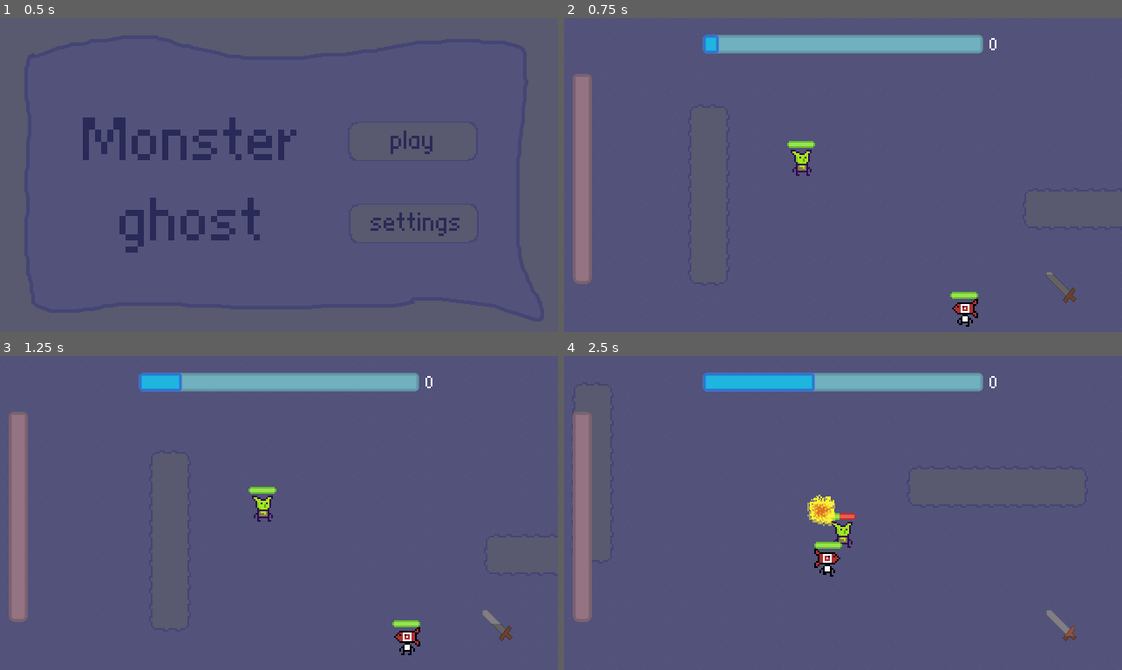
Above: before the commit, frames 1-4 (two rows, left to right).
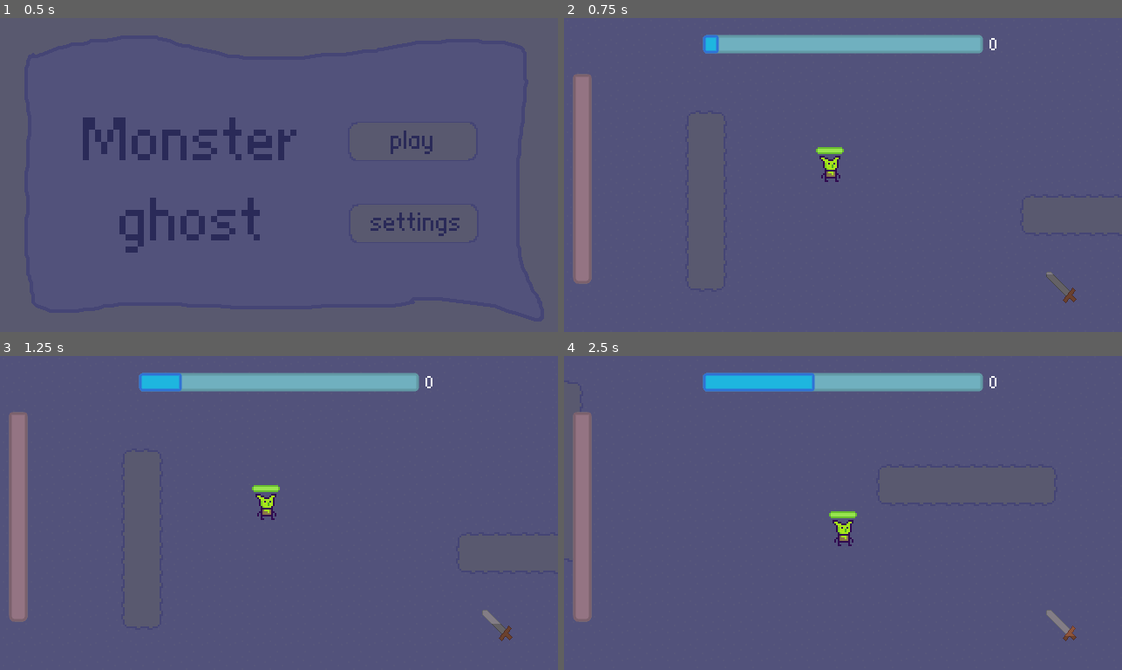
Above: after the commit, the same moments.

Repository: novomiracle/in-enemy
Game: Godot game, scene res://scenes/scene_switcher.tscn
Two runs of this game, one before a commit and one after it. Both use one fixed random seed, a clock stepped at 60 frames per second and the inputs below. The engine's default icon, where the game draws it, is replaced by a stand-in: a white triangle on a blue panel in a dark square.
Inputs (mouse positions are in pixels of both pictures, inside the frame that each line leads up to):
- Up to frame 1 (0.5 s): no input
- Up to frame 2 (0.75 s): click "play" at 0.5 s
- Up to frame 3 (1.25 s): no input
- Up to frame 4 (2.5 s): move the mouse to (971, 641) at 1.27 s; hold D (right) 1.28-2.03 s; click (971, 641) at 1.35 s; tap Space (attack2) at 1.55, 2.1 s; move the mouse to (865, 513) at 2.02 s; hold S (down) from 2.03 s (still down); click (865, 513) at 2.17 s; right-click (865, 513) at 2.3 s

Frame 1 is identical in both runs. In frame 2, 0.9% of the frame differs, in the area x 40-75%, y 39-99%; in frame 3, 0.7%; in frame 4, 1.0%, in the area x 43-53%, y 44-71%.

Commit message:
small optimisiation, adding area effect

Diff:
--- /dev/null
+++ b/IE/monsters/dark_wizard.tscn
@@ -0,0 +1,12 @@
+[gd_scene load_steps=3 format=2]
+
+[ext_resource path="res://scenes/monster.tscn" type="PackedScene" id=1]
+[ext_resource path="res://art/dark_wizard.png" type="Texture" id=2]
+
+[node name="KinematicBody2D" instance=ExtResource( 1 )]
+
+[node name="Sprite" parent="." index="0"]
+texture = ExtResource( 2 )
+hframes = 3
+
+[node name="AnimationPlayer" type="AnimationPlayer" parent="Sprite" index="0"]
--- a/IE/scenes/lose_scene.tscn
+++ b/IE/scenes/lose_scene.tscn
@@ -43,7 +43,7 @@
 texture_normal = ExtResource( 2 )
 expand = true
 
-[node name="Label" type="Label" parent="."]
+[node name="waves" type="Label" parent="."]
 margin_left = 261.0
 margin_top = 152.0
 margin_right = 393.0
--- a/IE/scenes/mainScene.tscn
+++ b/IE/scenes/mainScene.tscn
@@ -1,12 +1,11 @@
-[gd_scene load_steps=9 format=2]
+[gd_scene load_steps=8 format=2]
 
-[ext_resource path="res://scenes/spawner.tscn" type="PackedScene" id=1]
+[ext_resource path="res://scenes/area_damage.tscn" type="PackedScene" id=1]
 [ext_resource path="res://scenes/waveGenerator.tscn" type="PackedScene" id=2]
 [ext_resource path="res://monsters/goblin.tscn" type="PackedScene" id=3]
 [ext_resource path="res://scenes/TileMap.tscn" type="PackedScene" id=4]
 [ext_resource path="res://scenes/ui/game_ui.tscn" type="PackedScene" id=5]
 [ext_resource path="res://scenes/cameraman.tscn" type="PackedScene" id=6]
-[ext_resource path="res://monsters/rockethead.tscn" type="PackedScene" id=7]
 
 [sub_resource type="NavigationPolygon" id=1]
 vertices = PoolVector2Array( -428, 133.001, 382.001, 314.999, -800.999, 309.002, -553, 132.001, -808.001, -354.998, -552, 24.0014, 367.999, -349.001, -506, 24.0013, -428, 88.0011, -506, 88.0013 )
@@ -40,12 +39,9 @@
 
 [node name="monsterContainer" type="YSort" parent="."]
 
-[node name="KinematicBody2D" parent="monsterContainer" instance=ExtResource( 7 )]
-position = Vector2( 79, 110 )
-
 [node name="goblin" parent="monsterContainer" instance=ExtResource( 3 )]
-position = Vector2( -18, 20 )
+position = Vector2( 0, 20 )
 player = true
 
 [node name="Node2D" parent="." instance=ExtResource( 1 )]
-position = Vector2( 104, -200 )
+position = Vector2( 104, -164 )
--- a/IE/scenes/monster.tscn
+++ b/IE/scenes/monster.tscn
@@ -50,7 +50,7 @@
 shape = SubResource( 1 )
 disabled = true
 
-[node name="hitbox" type="Area2D" parent="."]
+[node name="hitbox" type="Area2D" parent="." groups=["hitbox"]]
 collision_layer = 5
 collision_mask = 5
 
--- /dev/null
+++ b/IE/scenes/summon.tscn
@@ -0,0 +1,33 @@
+[gd_scene load_steps=4 format=2]
+
+[ext_resource path="res://icon.png" type="Texture" id=1]
+[ext_resource path="res://scripts/projectile.gd" type="Script" id=2]
+
+[sub_resource type="CircleShape2D" id=1]
+radius = 2.0
+
+[node name="KinematicBody2D" type="KinematicBody2D"]
+script = ExtResource( 2 )
+
+[node name="damage" type="Area2D" parent="."]
+collision_layer = 3
+collision_mask = 3
+
+[node name="CollisionShape2D" type="CollisionShape2D" parent="damage"]
+shape = SubResource( 1 )
+
+[node name="Sprite" type="Sprite" parent="."]
+position = Vector2( -1.90735e-06, 1.90735e-06 )
+scale = Vector2( 0.234375, 0.234375 )
+texture = ExtResource( 1 )
+
+[node name="VisibilityEnabler2D" type="VisibilityEnabler2D" parent="."]
+
+[node name="VisibilityNotifier2D" type="VisibilityNotifier2D" parent="."]
+
+[node name="Timer" type="Timer" parent="."]
+
+[connection signal="area_entered" from="damage" to="." method="_on_damage_area_entered"]
+[connection signal="screen_entered" from="VisibilityEnabler2D" to="." method="_on_VisibilityEnabler2D_screen_entered"]
+[connection signal="screen_exited" from="VisibilityNotifier2D" to="." method="_on_VisibilityNotifier2D_screen_exited"]
+[connection signal="timeout" from="Timer" to="." method="_on_Timer_timeout"]
--- a/IE/scripts/GameState.gd
+++ b/IE/scripts/GameState.gd
@@ -14,17 +14,18 @@
 var playerAttackSpeedBoost:float = 1.5
 var friendlyFire:float = 0.5
 var cameraMan;
-const monsterVals:Array = [
-	{"name":"goblin","res":1},
-	{"name":"chomps","res":1},
-	{"name":"bullhead","res":2},
-	{"name":"skeleton","res":1},
-	{"name":"slime","res":1},
-	{"name":"eyeball","res":1},
-	{"name":"demon","res":2},
-	{"name":"rockethead","res":2}
+onready var monsterVals:Array = [
+	{"name":"goblin","res":1,"load":load("res://monsters/goblin.tscn")},
+	{"name":"chomps","res":1,"load":load("res://monsters/chomps.tscn")},
+	{"name":"bullhead","res":2,"load":load("res://monsters/bullhead.tscn")},
+	{"name":"skeleton","res":1,"load":load("res://monsters/skeleton.tscn")},
+	{"name":"slime","res":1,"load":load("res://monsters/slime.tscn")},
+	{"name":"eyeball","res":1,"load":load("res://monsters/eyeball.tscn")},
+	{"name":"demon","res":2,"load":load("res://monsters/demon.tscn")},
+	{"name":"rockethead","res":2,"load":load("res://monsters/rockethead.tscn")}
 	]
 onready var scene_switcher = get_tree().current_scene
+onready var soulScene = load("res://scenes/soul.tscn")
 onready var outlineShader = load("res://shaders/player.tres")
 var cooldown;
 func _ready():
--- a/IE/scripts/lose_scene.gd
+++ b/IE/scripts/lose_scene.gd
@@ -9,6 +9,7 @@
 
 # Called when the node enters the scene tree for the first time.
 func _ready():
+	$waves.text = "waves:"+str(GameState.wave)
 	connect("retry",GameState.scene_switcher,"retry")
 	connect("main_menu",GameState.scene_switcher,"main_menu")
 
--- a/IE/scripts/monster.gd
+++ b/IE/scripts/monster.gd
@@ -3,7 +3,7 @@
 signal tookDamage
 signal died
 signal attack1
-var movingSpeed
+var movingSpeed:float
 var damageAnimation:bool = false;
 var flying:bool = false
 export var ai:bool = true;
@@ -25,7 +25,6 @@
 var knockback:float = 220;
 var knockbackResistance:float = 0;
 var knockbackDirection:Vector2 = Vector2.ZERO
-onready var soulScene = load("res://scenes/soul.tscn")
 var direction = Vector2.ZERO
 #onready var shader = $Sprite.material.duplicate();
 # Called when the node enters the scene tree for the first time.
@@ -66,14 +65,12 @@
 		toAttack = false
 # Called every frame. 'delta' is the elapsed time since the previous frame.
 func switched():
-	print(is_connected("attack1",GameState.cooldown,"reset"))
 	disconnect("died",get_tree().current_scene,"switch_to_lose_screen")
 	disconnect("attack1",GameState.cooldown,"reset")
 	disconnect("tookDamage",GameState.cameraMan,"shake")
 	$AttackOne.wait_time = attackOneCooldown
 	$AttackTwo.wait_time = attackTwoCooldown
 	movingSpeed = speed
-	print("afssfsd ", player)
 func _physics_process(delta):
 	if player:
 		playerPlus()
@@ -107,23 +104,19 @@
 		$healthbar.rect_rotation = 0
 		scale.y = 1
 		rotation_degrees = 0
-	if Input.is_action_pressed("up"):
-		direction.y -= 1
-	elif Input.is_action_pressed("down"):
-		direction.y += 1
-	if Input.is_action_pressed("left"):
-		direction.x -= 1
-	elif Input.is_action_pressed("right"):
-		direction.x += 1
+	#movement
+	direction.y = Input.get_axis("up","down")
+	direction.x = Input.get_axis("left","right")
+
 	if Input.is_action_just_pressed("attack1") && attackOneBool:
 		emit_signal("attack1")
 		attack1()
 		attackOneBool = false
 		$AttackOne.start()
-	if Input.is_action_just_pressed("attack2") && attackTwoBool:
-		attack2()
-		attackTwoBool = false
-		$AttackTwo.start()
+#	if Input.is_action_just_pressed("attack2") && attackTwoBool:
+#		attack2()
+#		attackTwoBool = false
+#		$AttackTwo.start()
 func playerPlus():
 	pass
 func attack1():
@@ -217,12 +210,12 @@
 func onDeath():
 	pass
 func dropSoul():
-	var inst = soulScene.instance()
+	var inst = GameState.soulScene.instance()
 	inst.position = position + Vector2(GameState.random.randi_range(-5,5),GameState.random.randi_range(-5,5))
 	inst.position = inst.position.round()
 	get_parent().add_child(inst)
 func _on_melee_damage_area_entered(area):
-	if area.name == "hitbox" && area.get_parent() != self:
+	if area.is_in_group("hitbox") && area.get_parent() != self:
 		if area.get_parent().player || player:
 			area.get_parent().damage(damage,position,knockback)
 		else:
--- a/IE/scripts/projectile.gd
+++ b/IE/scripts/projectile.gd
@@ -1,45 +1,42 @@
 extends KinematicBody2D
 
-
-# Declare member variables here. Examples:
-# var a = 2
-# var b = "text"
-export var shootOnReady = true
-export var removeOnScreenExit = true
+export var spawnOnReady = true
+export var removeOnScreenExit = false
 var speed = 200;
 var direction = Vector2.ZERO
 var damage = 5
 var knockback = 0
 var player = false
-# Called when the node enters the scene tree for the first time.
+var hurt = false
 func _ready():
-	if shootOnReady:
-		shoot()
+	if spawnOnReady:
+		spawn()
 func die():
 	queue_free()
-func shoot():
-	pass
-func trajectory():
+func spawn():
 	pass
 # Called every frame. 'delta' is the elapsed time since the previous frame.
 func _physics_process(delta):
-	trajectory()
 	move_and_slide(direction.normalized() * speed)
 
 
-func _on_projectile_area_entered(area):
-	if area.name == "hitbox":
-		if area.get_parent().player || player:
-			area.get_parent().damage(damage,position,knockback)
-		else:
-			area.get_parent().damage(damage * GameState.friendlyFire,position,knockback)
-		die()
 func _on_VisibilityNotifier2D_screen_exited():
 	if removeOnScreenExit:
 		queue_free()
 	else:
 		visible = false
 
-
 func _on_VisibilityEnabler2D_screen_entered():
 	visible = true
+
+
+func _on_damage_area_entered(area):
+	if area.is_in_group("hitbox") && hurt:
+		if area.get_parent().player || player:
+			area.get_parent().damage(damage,position,knockback)
+		else:
+			area.get_parent().damage(damage * GameState.friendlyFire,position,knockback)
+
+
+func _on_Timer_timeout():
+	die()
--- a/IE/scripts/rockethead.gd
+++ b/IE/scripts/rockethead.gd
@@ -5,6 +5,7 @@
 var rocket
 var parent
 signal rip
+
 func stats():
 	parent = get_parent().get_parent()
 	rocket = rocketLoad.instance()
--- a/IE/scripts/soulbar.gd
+++ b/IE/scripts/soulbar.gd
@@ -6,8 +6,8 @@
 # var b = "text"
 
 # Called when the node enters the scene tree for the first time.
-func _ready():
-	pass # Replace with function body.
+#func _ready():
+#	pass # Replace with function body.
 
 
 # Called every frame. 'delta' is the elapsed time since the previous frame.
--- a/IE/scripts/spawner.gd
+++ b/IE/scripts/spawner.gd
@@ -18,12 +18,11 @@
 		var mon = GameState.monsterVals[GameState.random.randi_range(0,monsterCount)];
 		while(mon["res"] > resource):
 			mon = GameState.monsterVals[GameState.random.randi_range(0,monsterCount)]
-		spawn(mon["name"])
+		spawn(mon["load"])
 		resource -= mon["res"]
 	resource = GameState.monsterResource
-func spawn(monster:String):
-	var scene = load("res://monsters/"+monster+".tscn")
-	var instance = scene.instance()
+func spawn(monster):
+	var instance = monster.instance()
 	instance.position = position + Vector2(GameState.random.randi_range(-10,10),GameState.random.randi_range(-10,10))
 	monsterContainer.add_child(instance)
 # Called every frame. 'delta' is the elapsed time since the previous frame.
--- /dev/null
+++ b/IE/weaponsAndProjectiles/magic_circle.tscn
@@ -0,0 +1,5 @@
+[gd_scene load_steps=2 format=2]
+
+[ext_resource path="res://scenes/area_damage.tscn" type="PackedScene" id=1]
+
+[node name="Node2D" instance=ExtResource( 1 )]
--- a/IE/weaponsAndProjectiles/rocket.gd
+++ b/IE/weaponsAndProjectiles/rocket.gd
@@ -5,14 +5,15 @@
 var rocketHead
 var explosion = load("res://weaponsAndProjectiles/explosion.tscn")
 signal died
+
 func shoot():
 	on = true
-	visible = true
-	$projectile/CollisionShape2D.disabled = true
 	position = rocketHead.position
 	direction = Vector2.RIGHT * rocketHead.scale.y
-	$CollisionTimer.start()
+	#$CollisionTimer.start()
 	$Timer.start()
+	$projectile/CollisionShape2D.disabled = false
+	visible = true
 
 func _ready():
 	visible = false
@@ -21,12 +22,12 @@
 
 func die():
 	if on:
-		call_deferred("kym")
 		on = false
-		$projectile/CollisionShape2D.disabled = true
 		visible = false
 		emit_signal("died")
+		call_deferred("kym")
 func kym():
+	$projectile/CollisionShape2D.disabled = true
 	var inst = explosion.instance()
 	inst.position = position
 	get_parent().add_child(inst)
@@ -41,9 +42,17 @@
 func _on_Timer_timeout():
 	die()
 
-
-func _on_CollisionTimer_timeout():
-	$projectile/CollisionShape2D.disabled = false
+func _on_projectile_area_entered(area):
+	if area.name == "hitbox" && area!=rocketHead.get_node("hitbox"):
+		if area.get_parent().player || player:
+			area.get_parent().damage(damage,position,knockback)
+		else:
+			area.get_parent().damage(damage * GameState.friendlyFire,position,knockback)
+		die()
+#
+#func _on_CollisionTimer_timeout():
+#	#$projectile/CollisionShape2D.disabled = false
+#	pass
 
 func _on_VisibilityEnabler2D_screen_entered():
 	if on:
--- a/IE/weaponsAndProjectiles/rocket.tscn
+++ b/IE/weaponsAndProjectiles/rocket.tscn
@@ -28,17 +28,13 @@
 pause_particles = false
 pause_animated_sprites = false
 
-[node name="CollisionTimer" type="Timer" parent="." index="3"]
-one_shot = true
-
-[node name="Timer" type="Timer" parent="." index="4"]
+[node name="Timer" type="Timer" parent="." index="3"]
 wait_time = 5.0
 one_shot = true
 
-[node name="VisibilityNotifier2D" parent="." index="5"]
+[node name="VisibilityNotifier2D" parent="." index="4"]
 position = Vector2( 0.500001, -0.5 )
 scale = Vector2( 0.75, 0.55 )
 
-[connection signal="timeout" from="CollisionTimer" to="." method="_on_CollisionTimer_timeout"]
 [connection signal="timeout" from="Timer" to="." method="_on_Timer_timeout"]
 [connection signal="screen_entered" from="VisibilityNotifier2D" to="." method="_on_VisibilityNotifier2D_screen_entered"]
Binary file added: IE/art/dark_wizard.png
Not shown, added: IE/art/dark_wizard.png.import
Renamed: IE/scenes/spawner.tscn -> IE/scenes/area_damage.tscn
